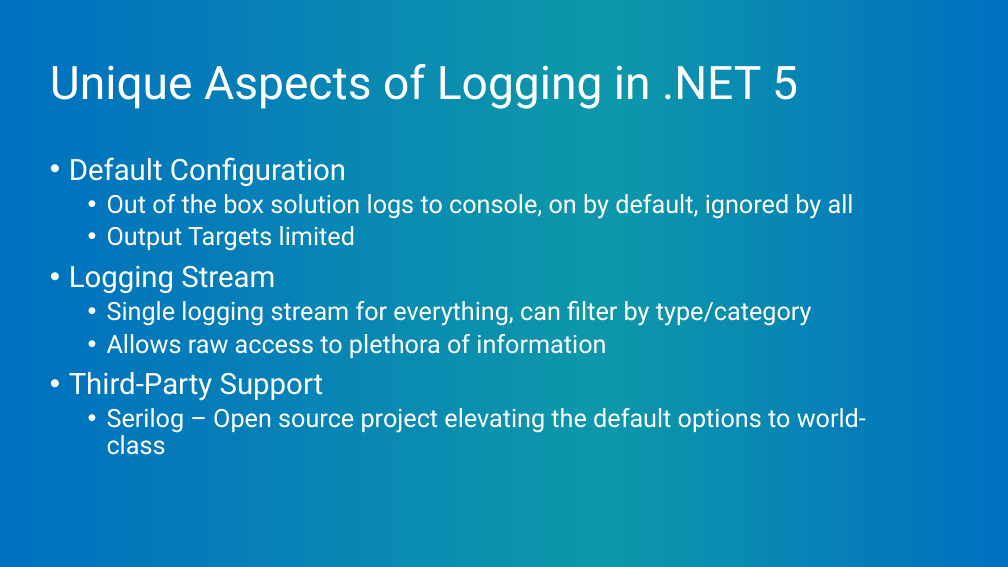
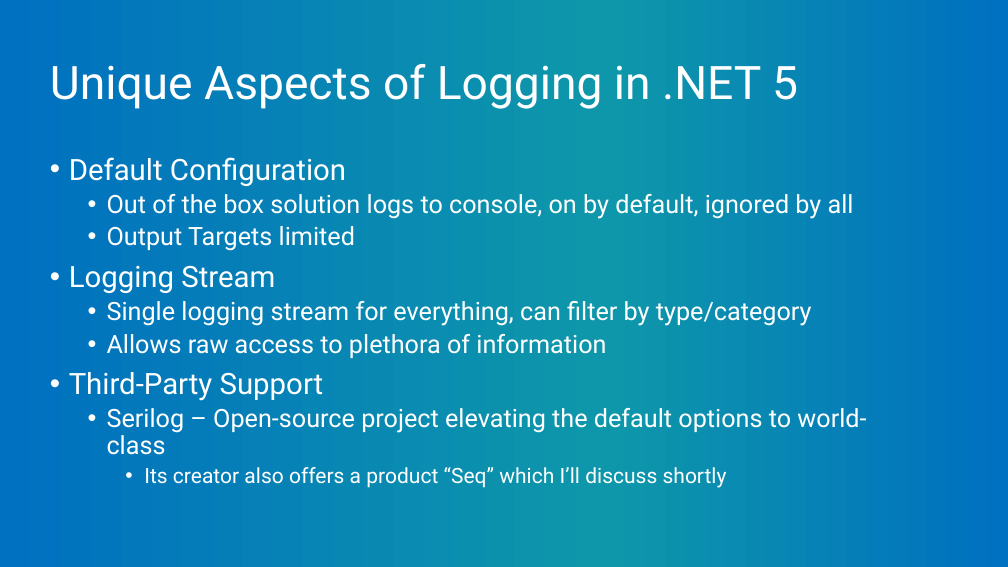
Before and after one commit to mitchelsellers/dotnetcoreloggingdemo, a slide deck: slide 10 of Presentation/But It Was Logged.pptx. Drawn at 1008x567 pixels with LibreOffice and Linux fonts; fonts in the diff are those of the drawing; background and template pictures are left out. Boxes give left, top, right and bottom in pixels: in the first picture for what was removed or moved away, otherwise in the second. Text is boxed around its words. In the diff, an @@ line names an element or a change of style, - is before the commit and + after.

Commit message:
Updated Logging Information

```diff
--- a/Presentation/But It Was Logged.pptx
+++ b/Presentation/But It Was Logged.pptx
@@ text at bbox=[107, 408, 866, 488]: text changed @@
-  • Serilog – Open source project elevating the default options to world-class
+  • Serilog – Open-source project elevating the default options to world-class
+    • Its creator also offers a product “Seq” which I’ll discuss shortly
```
Also in this commit, not shown: 9 other slides changed, 2 slides added, 4 other files.
